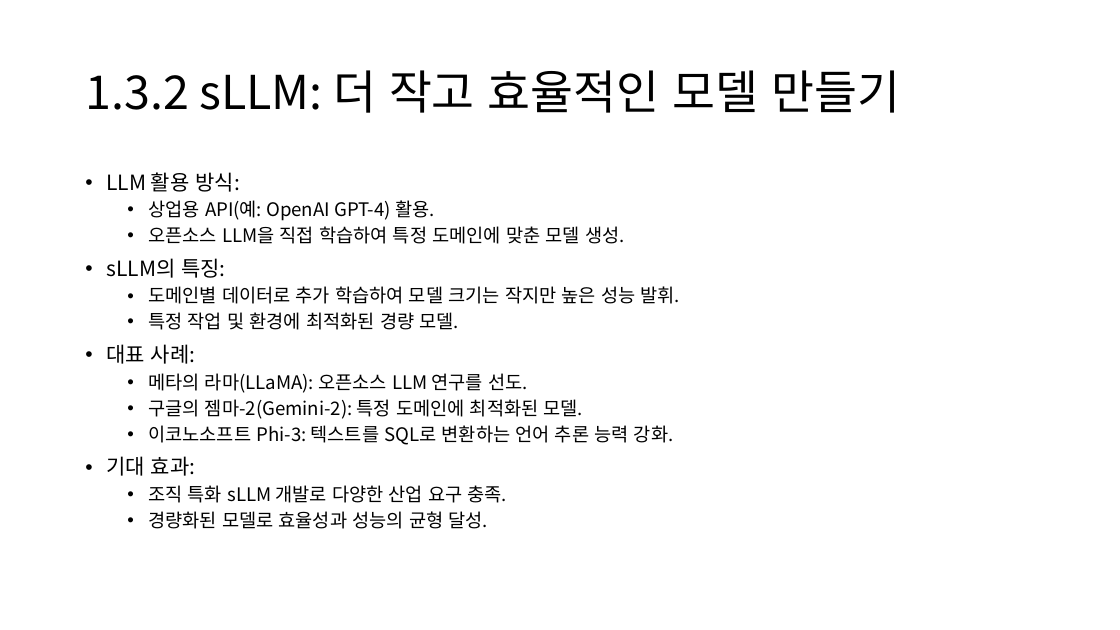
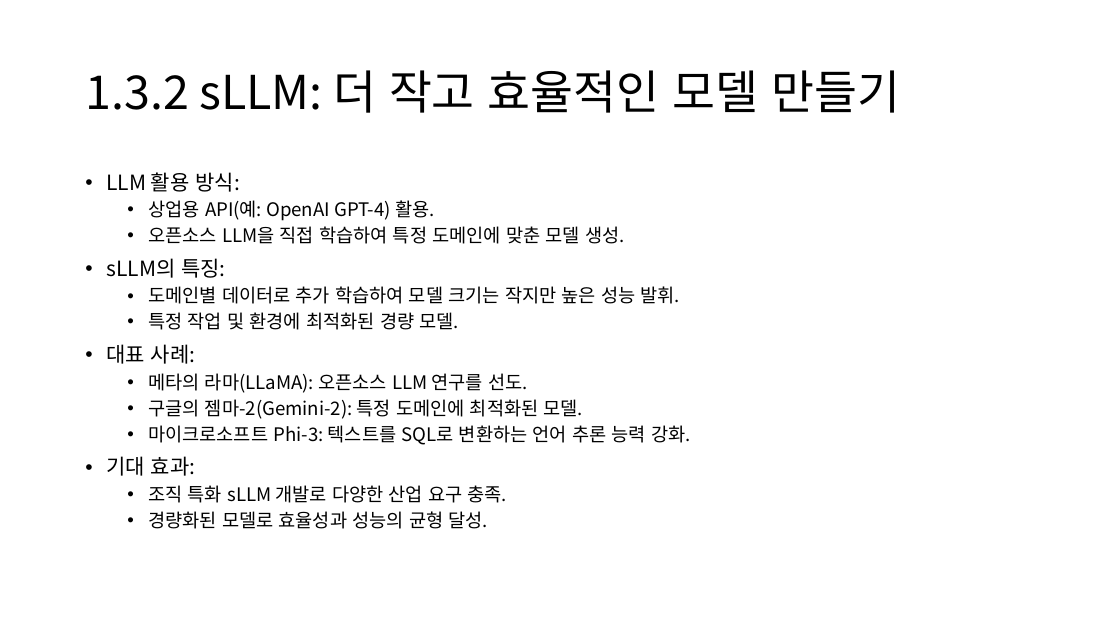
Before and after one commit to restful3/ds4th_study, a slide deck: slide 15 of source/LLM을_활용한_실전_AI_애플리케이션_개발/CH01_LLM_지도_song.pptx. Drawn at 1120x630 pixels with LibreOffice and Linux fonts; fonts in the diff are those of the drawing. Boxes give left, top, right and bottom in pixels: in the first picture for what was removed or moved away, otherwise in the second. Text is boxed around its words. In the diff, an @@ line names an element or a change of style, - is before the commit and + after.

```diff
--- a/source/LLM을_활용한_실전_AI_애플리케이션_개발/CH01_LLM_지도_song.pptx
+++ b/source/LLM을_활용한_실전_AI_애플리케이션_개발/CH01_LLM_지도_song.pptx
@@ text at bbox=[148, 425, 690, 445]: text changed @@
-  • 이코노소프트 Phi-3: 텍스트를 SQL로 변환하는 언어 추론 능력 강화.
+  • 마이크로소프트 Phi-3: 텍스트를 SQL로 변환하는 언어 추론 능력 강화.
```
Also in this commit, not shown: 5 other slides changed, 17 other files.
